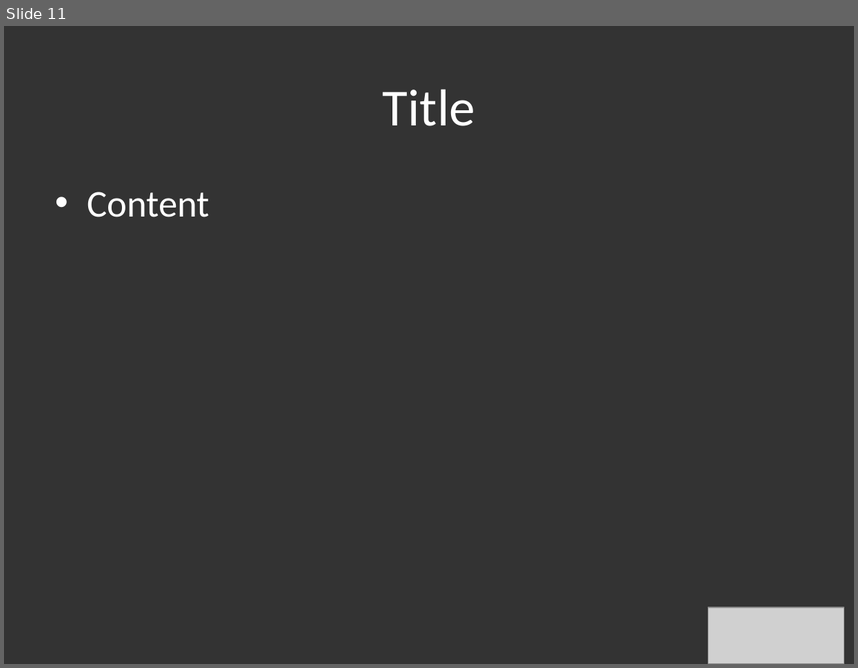
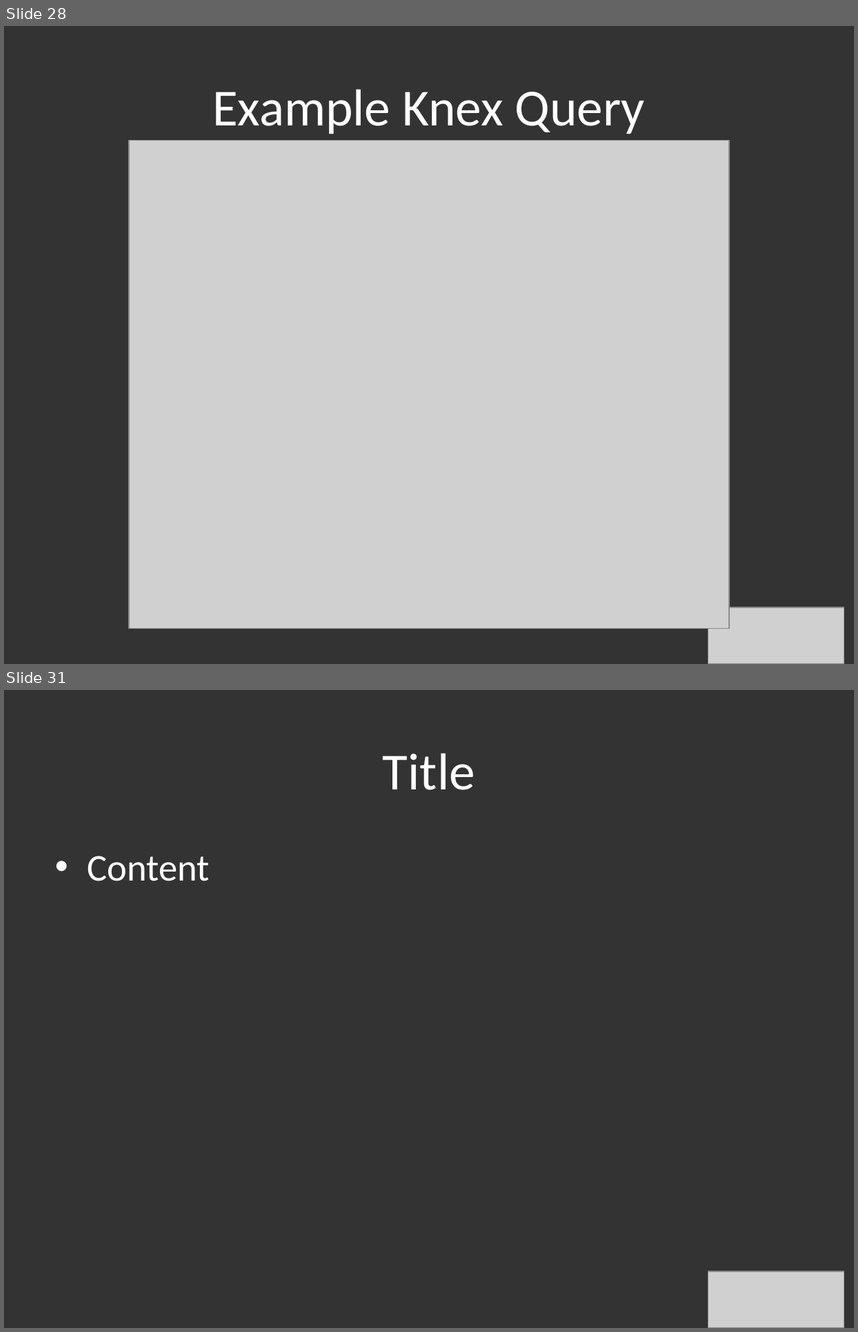
Before and after one commit to hlfshell/node.jSTL-Intro-Series---An-Introduction-to-Express, a slide deck: nodejs intro to express.pptx. Shown one above the other, each under a label of ours: slide 11 before the commit, slides 28 and 31 after it; the slides between them are not shown. The pictures are 858x668 and 858x1332 pixels, drawn with LibreOffice and Linux fonts; fonts in the diff are those of the drawing; grey boxes stand for pictures. Boxes give left, top, right and bottom in pixels: in the first picture for what was removed or moved away, otherwise in the second. Text is boxed around its words. In the diff, an @@ line names an element or a change of style, - is before the commit and + after.

Commit message:
feature: Added some example code for quick explanations of how core functions work

```diff
--- a/nodejs intro to express.pptx
+++ b/nodejs intro to express.pptx
@@ slide 28 added at [4, 26, 854, 664], background #333333 @@
@@ title added at [212, 89, 645, 134], 44 pt, text #FFFFFF @@
+Example Knex Query
@@ picture added at [129, 140, 729, 628] @@
@@ picture added at [708, 606, 844, 664] @@
@@ what was slide 11 is now slide 31 @@
```
Also in this commit, not shown: 3 slides changed, 20 other slides added, 1 slide removed, 8 other files.
